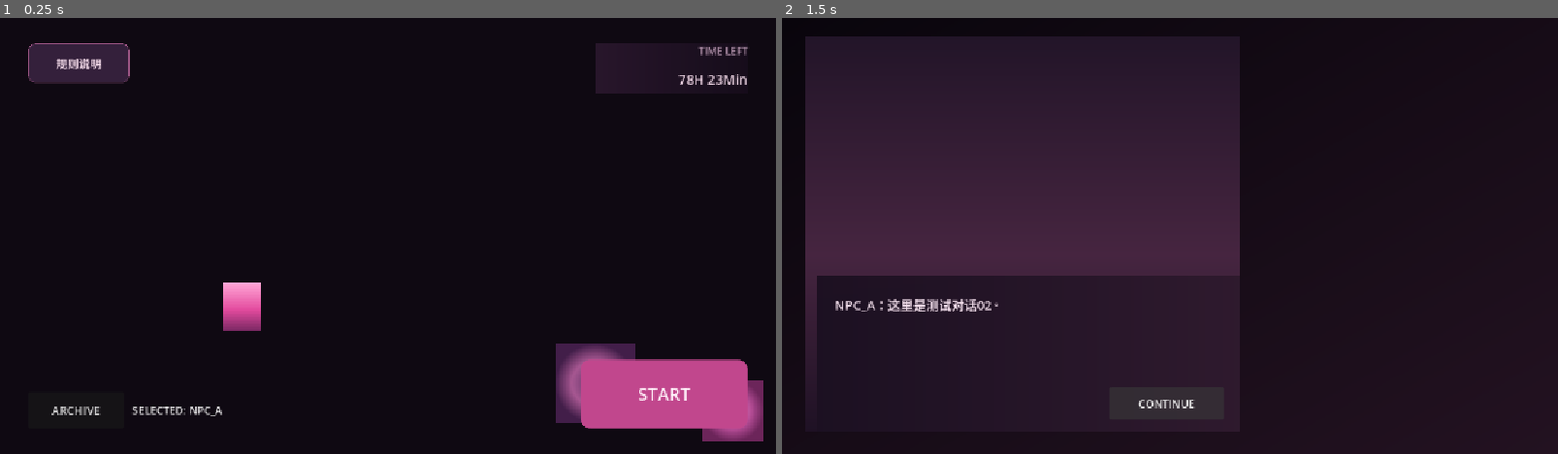
Above: before the commit, frames 1-2 (left to right).
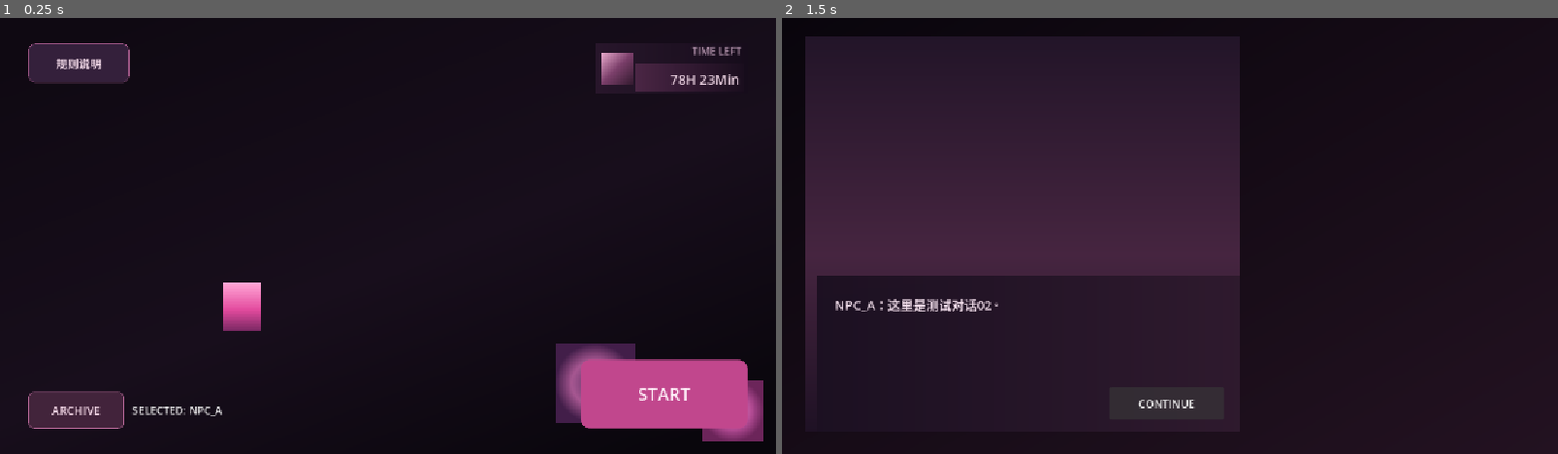
Above: after the commit, the same moments.

Repository: Zhao-hongyi88/Pink_Main_Game
Game: Godot game, scene res://scenes/main/main_menu.tscn
Two runs of this game, one before a commit and one after it. Both use one fixed random seed, a clock stepped at 60 frames per second and the inputs below.
Inputs:
- Up to frame 1 (0.25 s): no input
- Up to frame 2 (1.5 s): click "START" at 0.5 s; click "CONTINUE" at 1.25 s

The runs differ from the first frame. In frame 1, 2.0% of the frame differs, in the area x 3-97%, y 6-95%; in frame 2, nothing differs.

Commit message:
feat(ui): complete main menu visual interface polish

Diff:
--- a/scenes/main/main_menu.tscn
+++ b/scenes/main/main_menu.tscn
@@ -6,6 +6,17 @@
 [ext_resource type="PackedScene" path="res://scenes/ui/archive_panel.tscn" id="4_archive"]
 [ext_resource type="PackedScene" path="res://scenes/home/home_world.tscn" id="5_home_world"]
 [ext_resource type="PackedScene" path="res://scenes/ui/start_button.tscn" id="6_start"]
+
+[sub_resource type="Gradient" id="Gradient_background_placeholder"]
+offsets = PackedFloat32Array(0, 0.55, 1)
+colors = PackedColorArray(0.0588235, 0.0352941, 0.0705882, 1, 0.0941176, 0.054902, 0.109804, 1, 0.0352941, 0.0235294, 0.0470588, 1)
+
+[sub_resource type="GradientTexture2D" id="Texture_background_placeholder"]
+gradient = SubResource("Gradient_background_placeholder")
+width = 1152
+height = 648
+fill_from = Vector2(0.15, 0)
+fill_to = Vector2(0.85, 1)
 
 [sub_resource type="StyleBoxFlat" id="StyleBox_button"]
 bg_color = Color(0.203922, 0.12549, 0.231373, 1)
@@ -29,14 +40,16 @@
 mouse_filter = 2
 script = ExtResource("1_script")
 
-[node name="BackgroundPlaceholder" type="ColorRect" parent="."]
+[node name="Background" type="TextureRect" parent="."]
 layout_mode = 1
 anchors_preset = 15
 anchor_right = 1.0
 anchor_bottom = 1.0
 grow_horizontal = 2
 grow_vertical = 2
-color = Color(0.0588235, 0.0352941, 0.0705882, 1)
+texture = SubResource("Texture_background_placeholder")
+expand_mode = 1
+stretch_mode = 6
 mouse_filter = 2
 
 [node name="HomeWorld" parent="." instance=ExtResource("5_home_world")]
--- a/scenes/ui/archive_panel.tscn
+++ b/scenes/ui/archive_panel.tscn
@@ -1,6 +1,76 @@
-[gd_scene load_steps=2 format=3]
+[gd_scene load_steps=9 format=3]
 
 [ext_resource type="Script" path="res://scripts/ui/archive_panel.gd" id="1_script"]
+
+[sub_resource type="Gradient" id="Gradient_paper_placeholder"]
+offsets = PackedFloat32Array(0, 0.52, 1)
+colors = PackedColorArray(0.980392, 0.898039, 0.929412, 1, 0.937255, 0.788235, 0.85098, 1, 0.847059, 0.65098, 0.760784, 1)
+
+[sub_resource type="GradientTexture2D" id="Texture_paper_placeholder"]
+gradient = SubResource("Gradient_paper_placeholder")
+width = 320
+height = 194
+fill_from = Vector2(0, 0)
+fill_to = Vector2(1, 1)
+
+[sub_resource type="StyleBoxFlat" id="StyleBox_button_normal"]
+bg_color = Color(0.270588, 0.145098, 0.239216, 0.94)
+border_width_left = 1
+border_width_top = 1
+border_width_right = 1
+border_width_bottom = 1
+border_color = Color(0.760784, 0.431373, 0.627451, 0.85)
+corner_radius_top_left = 7
+corner_radius_top_right = 7
+corner_radius_bottom_right = 7
+corner_radius_bottom_left = 7
+
+[sub_resource type="StyleBoxFlat" id="StyleBox_button_hover"]
+bg_color = Color(0.45098, 0.231373, 0.376471, 0.98)
+border_width_left = 2
+border_width_top = 2
+border_width_right = 2
+border_width_bottom = 2
+border_color = Color(0.94902, 0.631373, 0.788235, 1)
+corner_radius_top_left = 7
+corner_radius_top_right = 7
+corner_radius_bottom_right = 7
+corner_radius_bottom_left = 7
+
+[sub_resource type="StyleBoxFlat" id="StyleBox_button_pressed"]
+bg_color = Color(0.211765, 0.109804, 0.184314, 1)
+border_width_left = 2
+border_width_top = 2
+border_width_right = 2
+border_width_bottom = 2
+border_color = Color(0.862745, 0.466667, 0.690196, 1)
+corner_radius_top_left = 7
+corner_radius_top_right = 7
+corner_radius_bottom_right = 7
+corner_radius_bottom_left = 7
+
+[sub_resource type="StyleBoxFlat" id="StyleBox_button_disabled"]
+bg_color = Color(0.2, 0.180392, 0.207843, 0.82)
+border_width_left = 1
+border_width_top = 1
+border_width_right = 1
+border_width_bottom = 1
+border_color = Color(0.4, 0.360784, 0.415686, 0.7)
+corner_radius_top_left = 7
+corner_radius_top_right = 7
+corner_radius_bottom_right = 7
+corner_radius_bottom_left = 7
+
+[sub_resource type="Theme" id="Theme_archive"]
+Button/colors/font_color = Color(1, 0.890196, 0.94902, 1)
+Button/colors/font_disabled_color = Color(0.639216, 0.6, 0.65098, 1)
+Button/colors/font_hover_color = Color(1, 0.94902, 0.980392, 1)
+Button/colors/font_pressed_color = Color(1, 0.815686, 0.913725, 1)
+Button/font_sizes/font_size = 16
+Button/styles/disabled = SubResource("StyleBox_button_disabled")
+Button/styles/hover = SubResource("StyleBox_button_hover")
+Button/styles/normal = SubResource("StyleBox_button_normal")
+Button/styles/pressed = SubResource("StyleBox_button_pressed")
 
 [node name="ArchivePanel" type="Control"]
 custom_minimum_size = Vector2(320, 260)
@@ -8,6 +78,7 @@
 anchors_preset = 0
 offset_right = 320.0
 offset_bottom = 260.0
+theme = SubResource("Theme_archive")
 script = ExtResource("1_script")
 
 [node name="ArchiveButton" type="Button" parent="."]
@@ -44,6 +115,13 @@
 offset_bottom = 194.0
 grow_horizontal = 2
 
+[node name="PaperBackground" type="TextureRect" parent="SelectionPanel"]
+layout_mode = 2
+mouse_filter = 2
+texture = SubResource("Texture_paper_placeholder")
+expand_mode = 1
+stretch_mode = 6
+
 [node name="MarginContainer" type="MarginContainer" parent="SelectionPanel"]
 layout_mode = 2
 theme_override_constants/margin_left = 14
--- a/scenes/ui/time_display.tscn
+++ b/scenes/ui/time_display.tscn
@@ -10,6 +10,28 @@
 gradient = SubResource("Gradient_placeholder")
 width = 256
 height = 96
+fill_from = Vector2(0, 0.5)
+fill_to = Vector2(1, 0.5)
+
+[sub_resource type="Gradient" id="Gradient_clock_icon_placeholder"]
+offsets = PackedFloat32Array(0, 0.5, 1)
+colors = PackedColorArray(0.917647, 0.670588, 0.807843, 1, 0.482353, 0.247059, 0.415686, 1, 0.203922, 0.105882, 0.188235, 1)
+
+[sub_resource type="GradientTexture2D" id="Texture_clock_icon_placeholder"]
+gradient = SubResource("Gradient_clock_icon_placeholder")
+width = 48
+height = 48
+fill_from = Vector2(0, 0)
+fill_to = Vector2(1, 1)
+
+[sub_resource type="Gradient" id="Gradient_value_frame_placeholder"]
+offsets = PackedFloat32Array(0, 1)
+colors = PackedColorArray(0.301961, 0.152941, 0.278431, 0.94, 0.101961, 0.054902, 0.117647, 0.94)
+
+[sub_resource type="GradientTexture2D" id="Texture_value_frame_placeholder"]
+gradient = SubResource("Gradient_value_frame_placeholder")
+width = 160
+height = 40
 fill_from = Vector2(0, 0.5)
 fill_to = Vector2(1, 0.5)
 
@@ -31,17 +53,47 @@
 stretch_mode = 6
 mouse_filter = 2
 
+[node name="ClockIcon" type="TextureRect" parent="."]
+layout_mode = 0
+offset_left = 8.0
+offset_top = 13.0
+offset_right = 56.0
+offset_bottom = 61.0
+mouse_filter = 2
+texture = SubResource("Texture_clock_icon_placeholder")
+expand_mode = 1
+stretch_mode = 5
+
 [node name="TimeTitle" type="Label" parent="."]
 unique_name_in_owner = true
 layout_mode = 1
 anchors_preset = 10
 anchor_right = 1.0
+offset_left = 64.0
 offset_bottom = 28.0
+offset_right = -10.0
 grow_horizontal = 2
 theme_override_colors/font_color = Color(0.709804, 0.584314, 0.682353, 1)
 theme_override_font_sizes/font_size = 15
 text = "TIME LEFT"
 horizontal_alignment = 2
+
+[node name="TimeValueFrame" type="TextureRect" parent="."]
+layout_mode = 1
+anchors_preset = 12
+anchor_top = 1.0
+anchor_right = 1.0
+anchor_bottom = 1.0
+offset_left = 58.0
+offset_top = -43.0
+offset_right = -6.0
+offset_bottom = -3.0
+grow_horizontal = 2
+grow_vertical = 0
+mouse_filter = 2
+texture = SubResource("Texture_value_frame_placeholder")
+expand_mode = 1
+stretch_mode = 6
 
 [node name="TimeValue" type="Label" parent="."]
 unique_name_in_owner = true
@@ -50,7 +102,9 @@
 anchor_top = 1.0
 anchor_right = 1.0
 anchor_bottom = 1.0
+offset_left = 66.0
 offset_top = -42.0
+offset_right = -12.0
 grow_horizontal = 2
 grow_vertical = 0
 theme_override_colors/font_color = Color(0.941176, 0.843137, 0.901961, 1)
--- a/scripts/ui/time_display.gd
+++ b/scripts/ui/time_display.gd
@@ -9,7 +9,6 @@
 
 @export var auto_start := true
 
-@onready var time_title: Label = %TimeTitle
 @onready var time_value: Label = %TimeValue
 
 var _remaining_seconds := 282180
@@ -116,5 +115,4 @@
 
 
 func _update_display() -> void:
-	time_title.text = "TIME LEFT"
 	time_value.text = get_display_text()
--- a/tests/archive_system_smoke_test.gd
+++ b/tests/archive_system_smoke_test.gd
@@ -53,6 +53,7 @@
 	# First entry only: the first roster NPC is unlocked and selected without hardcoding in MainMenu.
 	var menu := await _create_main_menu()
 	var archive: Variant = menu.get_node("%ArchivePanel")
+	_assert_archive_visual_contract(archive)
 	assert(GameState.selected_npc_id == ordered_npc_ids[0])
 	assert(GameState.unlocked_npc_ids.size() == 1)
 	assert(GameState.is_npc_unlocked(ordered_npc_ids[0]))
@@ -141,6 +142,35 @@
 		assert(button.text.contains("Locked") == (index >= unlocked_count))
 
 
+func _assert_archive_visual_contract(archive: Variant) -> void:
+	assert(archive is Control)
+	assert(archive.get_node("%ArchiveButton") is Button)
+	assert(archive.get_node("%SelectedNPCLabel") is Label)
+	assert(archive.get_node("%SelectionPanel") is PanelContainer)
+	assert(archive.get_node("%NPCButtonContainer") is VBoxContainer)
+	assert(archive.get_node("%CloseButton") is Button)
+
+	var paper_background := archive.get_node("%SelectionPanel/PaperBackground") as TextureRect
+	assert(paper_background != null)
+	assert(paper_background.mouse_filter == Control.MOUSE_FILTER_IGNORE)
+	assert(paper_background.texture != null)
+	assert(paper_background.get_index() < archive.get_node("%SelectionPanel/MarginContainer").get_index())
+
+	assert(archive.theme != null)
+	for style_name: StringName in [&"normal", &"hover", &"pressed", &"disabled"]:
+		assert(archive.theme.has_stylebox(style_name, &"Button"))
+
+	var archive_button := archive.get_node("%ArchiveButton") as Button
+	var close_button := archive.get_node("%CloseButton") as Button
+	var dynamic_button: Button = archive.get_npc_button(ordered_npc_ids[0])
+	for button: Button in [archive_button, close_button, dynamic_button]:
+		assert(button != null)
+		assert(button.get_theme_stylebox(&"normal") != null)
+		assert(button.get_theme_stylebox(&"hover") != null)
+		assert(button.get_theme_stylebox(&"pressed") != null)
+		assert(button.get_theme_stylebox(&"disabled") != null)
+
+
 func _create_main_menu() -> Control:
 	var menu := MAIN_MENU_SCENE.instantiate() as Control
 	assert(menu != null)
--- a/tests/home_avatar_smoke_test.gd
+++ b/tests/home_avatar_smoke_test.gd
@@ -76,11 +76,27 @@
 	add_child(menu)
 	await get_tree().process_frame
 	var avatar := menu.get_node("HomeWorld/HomeAvatar") as CharacterBody2D
+	var background := menu.get_node("Background") as TextureRect
 	assert(avatar != null)
+	assert(background != null)
+	assert(background.mouse_filter == Control.MOUSE_FILTER_IGNORE)
 	assert(menu.mouse_filter == Control.MOUSE_FILTER_IGNORE)
 	assert(menu.get_node("%StartButton").mouse_filter == Control.MOUSE_FILTER_STOP)
 	assert(menu.get_node("%RuleButton").mouse_filter == Control.MOUSE_FILTER_STOP)
 	assert(menu.get_node("%ArchivePanel").mouse_filter == Control.MOUSE_FILTER_STOP)
+
+	var lobby_target := Vector2(780.0, 210.0)
+	var lobby_click := InputEventMouseButton.new()
+	lobby_click.button_index = MOUSE_BUTTON_LEFT
+	lobby_click.pressed = true
+	lobby_click.position = lobby_target
+	var previous_movement_target: Vector2 = avatar.get_movement_target()
+	get_viewport().push_input(lobby_click)
+	await get_tree().process_frame
+	assert(avatar.is_moving())
+	assert(not avatar.get_movement_target().is_equal_approx(previous_movement_target))
+	avatar.stop_movement()
+	assert(not avatar.is_moving())
 
 	menu.get_node("%RuleButton").pressed.emit()
 	assert(menu.get_node("%RulePanel").visible)
--- a/tests/main_menu_smoke_test.gd
+++ b/tests/main_menu_smoke_test.gd
@@ -52,7 +52,7 @@
 	for child in menu.get_children():
 		direct_child_names.append(child.name)
 	assert(direct_child_names == PackedStringArray([
-		"BackgroundPlaceholder",
+		"Background",
 		"HomeWorld",
 		"RuleButton",
 		"TimeDisplay",
@@ -60,14 +60,57 @@
 		"StartButton",
 		"RulePanel",
 	]))
+	var background := menu.get_node("Background") as TextureRect
+	assert(background != null)
+	assert(not menu.has_node("BackgroundPlaceholder"))
+	assert(background.get_index() == 0)
+	assert(background.get_index() < menu.get_node("HomeWorld").get_index())
+	assert(is_zero_approx(background.anchor_left))
+	assert(is_zero_approx(background.anchor_top))
+	assert(is_equal_approx(background.anchor_right, 1.0))
+	assert(is_equal_approx(background.anchor_bottom, 1.0))
+	assert(is_zero_approx(background.offset_left))
+	assert(is_zero_approx(background.offset_top))
+	assert(is_zero_approx(background.offset_right))
+	assert(is_zero_approx(background.offset_bottom))
+	assert(background.grow_horizontal == Control.GROW_DIRECTION_BOTH)
+	assert(background.grow_vertical == Control.GROW_DIRECTION_BOTH)
+	assert(background.expand_mode == TextureRect.EXPAND_IGNORE_SIZE)
+	assert(background.stretch_mode == TextureRect.STRETCH_KEEP_ASPECT_COVERED)
+	assert(background.mouse_filter == Control.MOUSE_FILTER_IGNORE)
+	assert(background.texture != null)
 
 	var countdown: TimeDisplay = menu.get_node("%TimeDisplay")
 	assert(countdown is Control)
 	var time_child_names := PackedStringArray()
 	for child in countdown.get_children():
 		time_child_names.append(child.name)
-	assert(time_child_names == PackedStringArray(["Background", "TimeTitle", "TimeValue"]))
-	assert(countdown.get_child(0) is TextureRect)
+	assert(time_child_names == PackedStringArray([
+		"Background",
+		"ClockIcon",
+		"TimeTitle",
+		"TimeValueFrame",
+		"TimeValue",
+	]))
+	var time_background := countdown.get_node("Background") as TextureRect
+	var clock_icon := countdown.get_node("ClockIcon") as TextureRect
+	var time_title := countdown.get_node("TimeTitle") as Label
+	var time_value_frame := countdown.get_node("TimeValueFrame") as TextureRect
+	var time_value := countdown.get_node("%TimeValue") as Label
+	assert(time_background != null)
+	assert(clock_icon != null)
+	assert(time_title != null)
+	assert(time_value_frame != null)
+	assert(time_value != null)
+	assert(time_background.mouse_filter == Control.MOUSE_FILTER_IGNORE)
+	assert(clock_icon.mouse_filter == Control.MOUSE_FILTER_IGNORE)
+	assert(time_value_frame.mouse_filter == Control.MOUSE_FILTER_IGNORE)
+	assert(time_background.texture != null)
+	assert(clock_icon.texture != null)
+	assert(time_value_frame.texture != null)
+	assert(time_title.text == "TIME LEFT")
+	var time_display_source := FileAccess.get_file_as_string("res://scripts/ui/time_display.gd")
+	assert(time_display_source.find("time_title") == -1)
 	countdown.set_running(false)
 	countdown.remaining_seconds = 62
 	assert(countdown.get_remaining_seconds() == 62)
Not shown: 1 places in scenes/main/main_menu.tscn that only renumber resources
Not shown: 1 places in scenes/ui/time_display.tscn that only renumber resources
